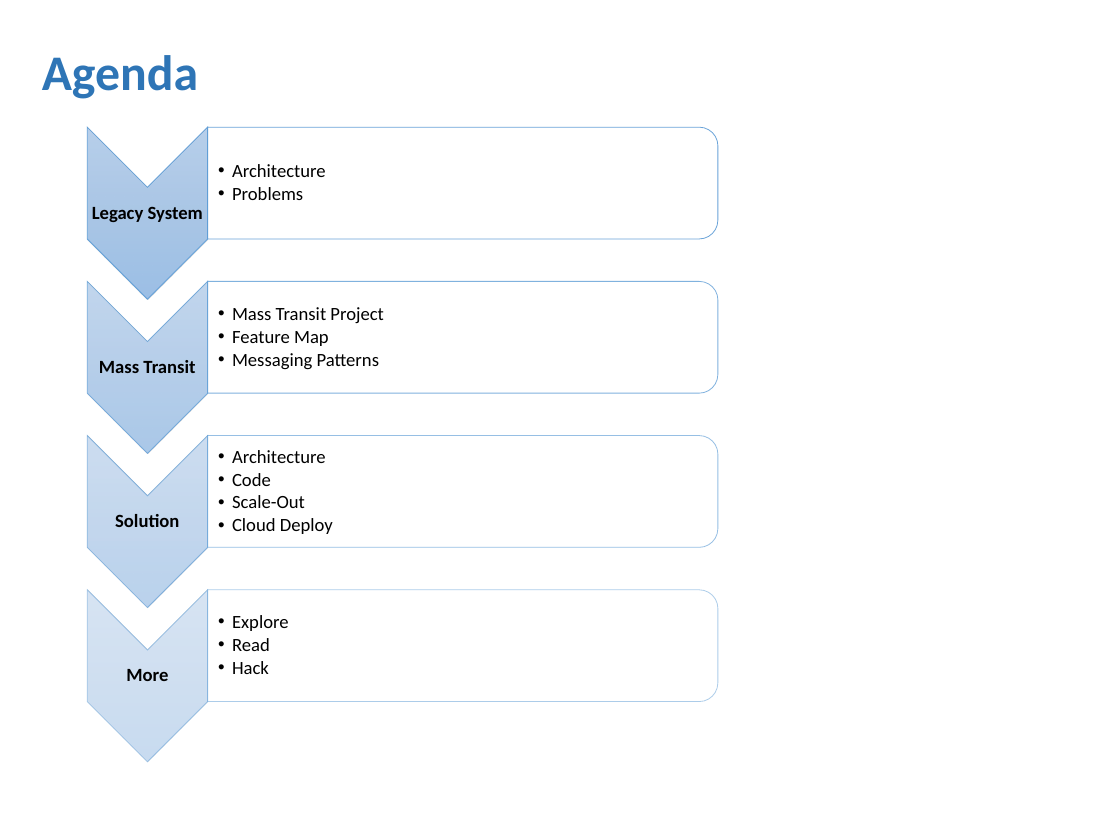
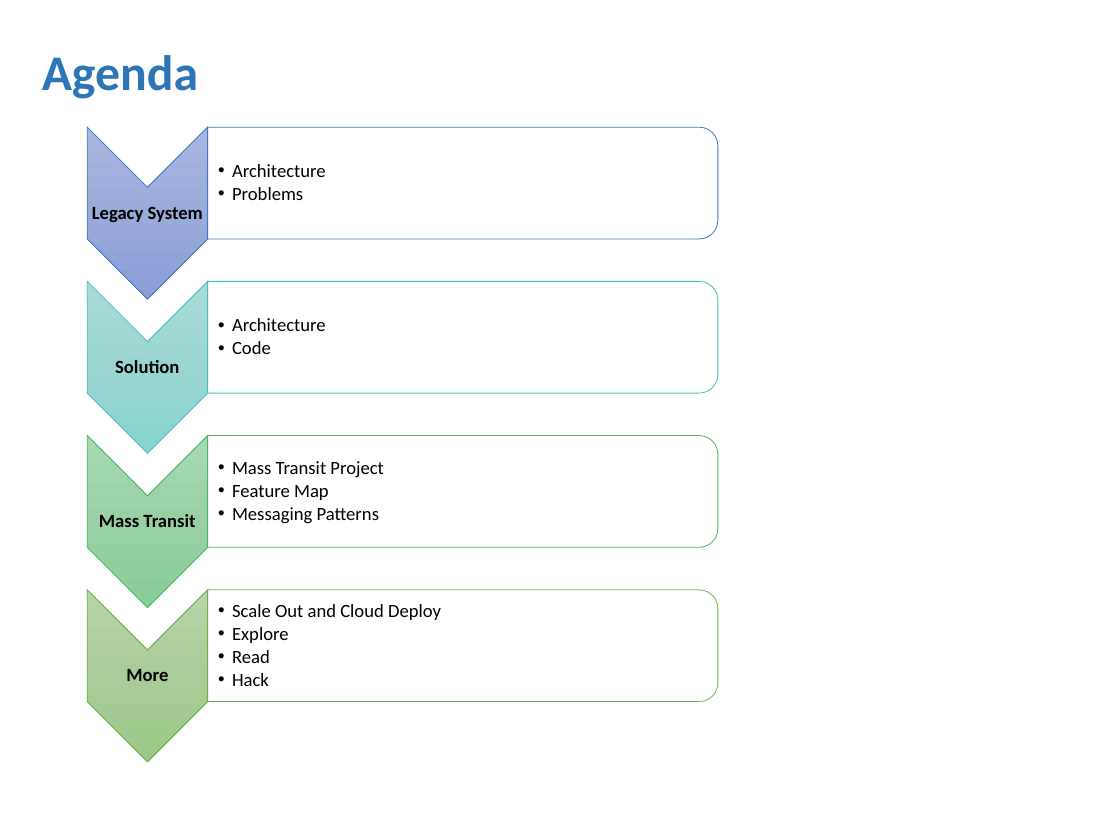
Before and after one commit to amichel/PaymentsGateway.MassTransit.Demo, a slide deck: slide 2 of Presentation/Service Bus Integration Patterns.pptx. Drawn at 1120x840 pixels with LibreOffice and Linux fonts; fonts in the diff are those of the drawing; background and template pictures are left out. Boxes give left, top, right and bottom in pixels: in the first picture for what was removed or moved away, otherwise in the second. Text is boxed around its words. In the diff, an @@ line names an element or a change of style, - is before the commit and + after.

Commit message:
PPT

```diff
--- a/Presentation/Service Bus Integration Patterns.pptx
+++ b/Presentation/Service Bus Integration Patterns.pptx
@@ chevron at (x1=88, y1=127, x2=208, y2=300): fill gradient #B1CBE9 to #A3C1E5 to #93B9E4 to gradient #A8B7DF to #9AABD9 to #889ED7; outline #5B9BD5 0.5 pt to #4472C4 0.5 pt @@
@@ round same rect at (x1=207, y1=128, x2=718, y2=240): outline #5B9BD5 0.5 pt to #4472C4 0.5 pt @@
@@ chevron at (x1=88, y1=281, x2=208, y2=453): fill gradient #B1CBE9 to #A3C1E5 to #93B9E4 to gradient #A8DCD9 to #9AD5D2 to #87D3CF; outline #5B9BD5 0.5 pt to #43BEB9 0.5 pt @@
@@ text "Architecture" moved from (x1=232, y1=450, x2=333, y2=534) to (x1=232, y1=318, x2=326, y2=354) @@
@@ round same rect at (x1=207, y1=281, x2=718, y2=393): outline #5B9BD5 0.5 pt to #43BEB9 0.5 pt @@
@@ text "Solution" moved from (x1=115, y1=514, x2=179, y2=527) to (x1=115, y1=360, x2=179, y2=373) @@
@@ chevron at (x1=88, y1=435, x2=208, y2=608): fill gradient #B1CBE9 to #A3C1E5 to #93B9E4 to gradient #A7D8B1 to #9AD2A5 to #87CE96; outline #5B9BD5 0.5 pt to #45B664 0.5 pt @@
@@ text "Mass Transit Project" moved from (x1=232, y1=307, x2=383, y2=370) to (x1=232, y1=461, x2=383, y2=524) @@
@@ round same rect at (x1=207, y1=436, x2=718, y2=548): outline #5B9BD5 0.5 pt to #45B664 0.5 pt @@
@@ text "Mass Transit" moved from (x1=99, y1=360, x2=195, y2=373) to (x1=99, y1=514, x2=195, y2=527) @@
@@ text at (x1=232, y1=495, x2=333, y2=534): paragraphs removed @@
-  •• Scale-Out
-  •• Cloud Deploy
@@ chevron at (x1=88, y1=590, x2=208, y2=762): fill gradient #B1CBE9 to #A3C1E5 to #93B9E4 to gradient #B5D5A7 to #AACE9A to #9CC987; outline #5B9BD5 0.5 pt to #70AD47 0.5 pt @@
@@ round same rect at (x1=207, y1=590, x2=718, y2=702): outline #5B9BD5 0.5 pt to #70AD47 0.5 pt @@
@@ text at (x1=232, y1=604, x2=441, y2=620): paragraph added @@
+  •• Scale Out and Cloud Deploy
```
Also in this commit, not shown: 3 other slides changed, 1 slide removed.
